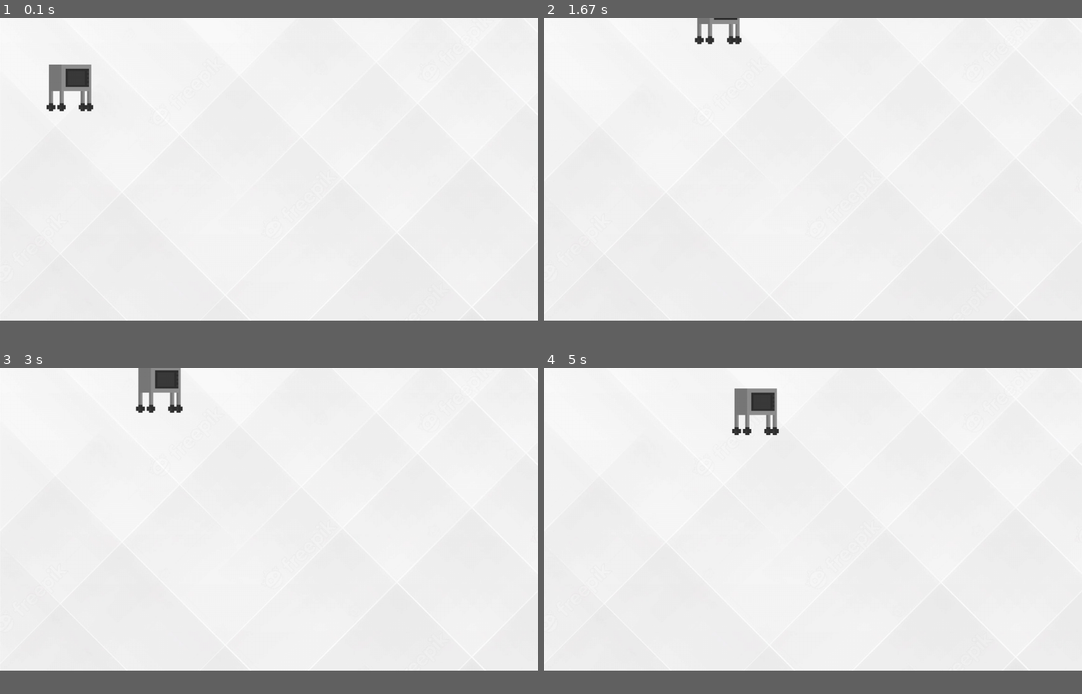
Above: before the commit, frames 1-4 (two rows, left to right).
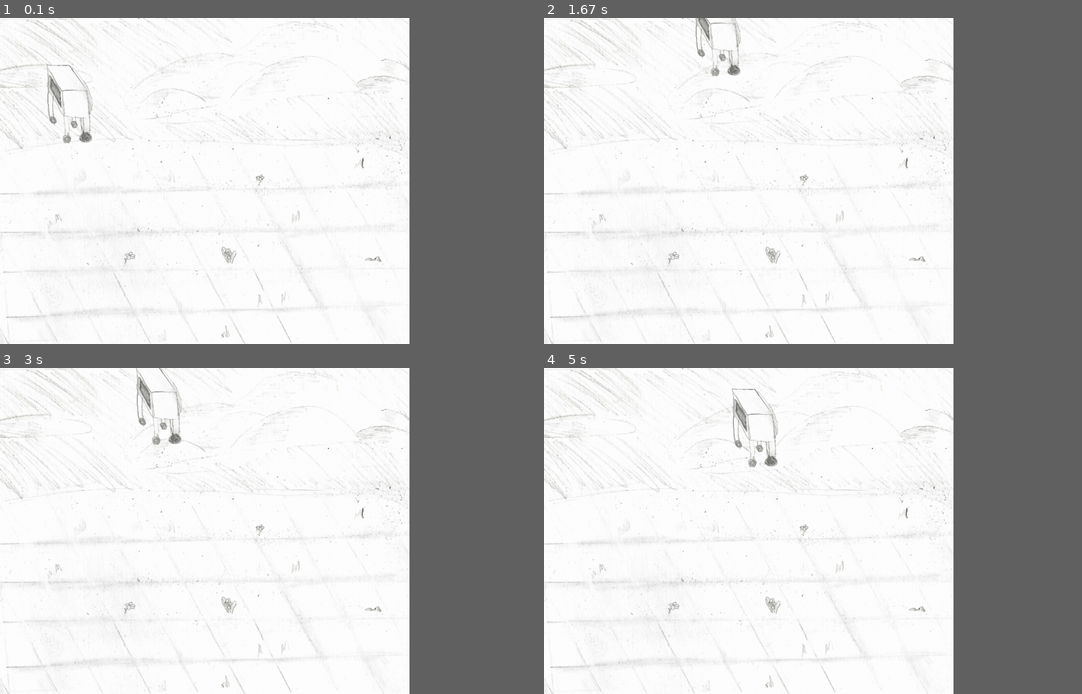
Above: after the commit, the same moments.

Repository: ReinUrmet/pygame_kooliprojekti_mang
Game: pygame game, started from main.py
The game is run twice, just before and just after one commit, with the same random seed, the same clock (stepped at 60 frames per second) and the same inputs.
Inputs (mouse positions are in pixels of both pictures, inside the frame that each line leads up to):
- Up to frame 1 (0.1 s): no input
- Up to frame 2 (1.67 s): click (748, 181) at 0.38 s; hold Right 0.67-1.13 s; move the mouse to (732, 194) at 0.7 s; hold Up 1.17-1.47 s; click (651, 184) at 1.55 s
- Up to frame 3 (3 s): hold Right 1.83-2.3 s; hold Left 2.33-2.87 s; hold Down from 2.9 s (still down)
- Up to frame 4 (5 s): release Down at 3.2 s; hold Left 3.23-3.63 s; hold Up 3.67-4.03 s; hold Right 4.07-4.7 s; hold Down from 4.73 s (still down)
The window is 900x506 before the commit and 685x545 after it. Grey fills any space a smaller window leaves; there, only what the larger window draws over its background counts as a difference.

The runs differ from the first frame. In frame 1, 1.7% of the frame differs, in the area x 0-77%, y 0-100%; in frame 2, 1.2%; in frame 3, 1.7%; in frame 4, 1.7%.

Commit message:
uued tekstuurid

Diff:
--- a/main.py
+++ b/main.py
@@ -11,7 +11,7 @@
 pygame.display.set_caption("Mäng")
 
 # Ekraan
-ekraan_laius,ekraan_pikkus = 1155, 650
+ekraan_laius,ekraan_pikkus = 880, 700
 ekraan_suurus = (ekraan_laius, ekraan_pikkus)  # kui suur on aken kus mäng toimub
 aken = pygame.display.set_mode(ekraan_suurus,pygame.NOFRAME)
 time = 0
@@ -19,16 +19,16 @@
 # Mõned värvid
 must = (0, 0, 0)
 valge = (255, 255, 255)
-punane = (255, 0, 0)
 
 class Objekt:
-    def __init__(self, sprite, pos = None, speed = None, scale = None, base_speed = None):
+    def __init__(self, sprite, pos = None, speed = None, width = None, base_speed = None):
         self.speed = speed or [0,0]
         self.pos = pos or [0, 0]
-        self.scale = scale
-        self.sprite = pygame.image.load(sprite)
-        if self.scale is not None:
-            self.sprite = pygame.transform.scale(self.sprite, self.scale)
+        self.sprite = pygame.image.load("Sprites/"+sprite)
+        self.width = width or self.sprite.get_width()
+        heightdivwidth = (self.sprite.get_height() / self.sprite.get_width())
+        if self.width is not None:
+            self.sprite = pygame.transform.scale(self.sprite,(self.width, heightdivwidth*self.width) )
         self.base_speed = base_speed or [0,0]
     def render(self):
         self.pos = [i + j for i, j in zip(self.pos, self.speed)]
@@ -58,13 +58,12 @@
 #,suunaga sinna poole kuhu saada tahetakse ja jagab selle jump slow-iga
 
 class Värv(Objekt):
-    brush = pygame.Surface((10, 10))  # Brush size
-    brush.fill(punane)  # Color of the brush
+    brush = pygame.Surface((10, 10))  #
     brush_positions = []  # List to store all the brush positions drawn
 
-taust = Objekt('ART/background.jpg')
-mikro = Objekt("main_character.png", pos=[100,100], scale=(100,100), base_speed=8)
-pintsel = Pintsel("placeholder.png", scale=(100,100) )
+taust = Objekt('background.png', width=ekraan_laius)
+mikro = Objekt("mikro_side.png", pos=[100,100], width=100, base_speed=8)
+pintsel = Pintsel("pencil.png", width=200 )
 # Mängu tsükkel
 joonistab = False
 while True:
@@ -72,6 +71,7 @@
     mikro.render()
     if joonistab:
         pintsel.render()
+        #pygame.draw.circle(aken, must, pintsel.pos, 20)
     #iga kord kui on sündmus
     for event in pygame.event.get():
         #quit event
@@ -104,14 +104,12 @@
                 joonistab = True
                 speed_length = float('inf') #lõppmatus
                 mouse_x, mouse_y = pygame.mouse.get_pos()
-                paremast = ekraan_laius-mouse_x
-                alumisest = ekraan_pikkus-mouse_y
-                a = [mouse_x,mouse_y,paremast,alumisest]
+                a = [mouse_x,mouse_y,ekraan_laius-mouse_x,ekraan_pikkus-mouse_y]
                 match a.index(min(a)):
                     case 0:
-                        pintsel.pos = (0, mouse_y - pintsel.sprite.get_height())
+                        pintsel.pos = (-pintsel.sprite.get_width(), mouse_y - pintsel.sprite.get_height())
                     case 1:
-                        pintsel.pos = (mouse_x, 0)
+                        pintsel.pos = (mouse_x, -pintsel.sprite.get_height())
                     case 2:
                         pintsel.pos = (ekraan_laius + pintsel.sprite.get_width(), mouse_y-pintsel.sprite.get_height())
                     case 3:
Binary file removed: ART/background.jpg
Binary file added: Sprites/background.png
Renamed: main_character.png -> Sprites/main_character.png
Binary file added: Sprites/man_forward.png
Binary file added: Sprites/man_forward2.png
Binary file added: Sprites/man_shoot.png
Binary file added: Sprites/man_side.png
Binary file added: Sprites/man_side2.png
Binary file added: Sprites/mikro_away.png
Binary file added: Sprites/mikro_forward.png
Binary file added: Sprites/mikro_side.png
Binary file added: Sprites/pencil.png
(and 1 more such lines)
